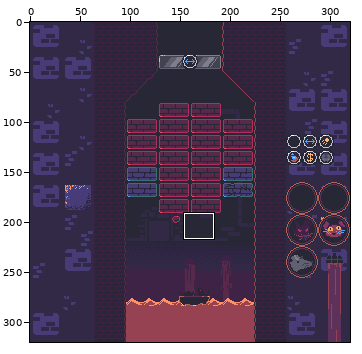
Edited in one commit: pixel-art file (assets/prototype{ss=32}.aseprite). Above, an overview of the earlier version with the close-up marked.
Close-up. Before:
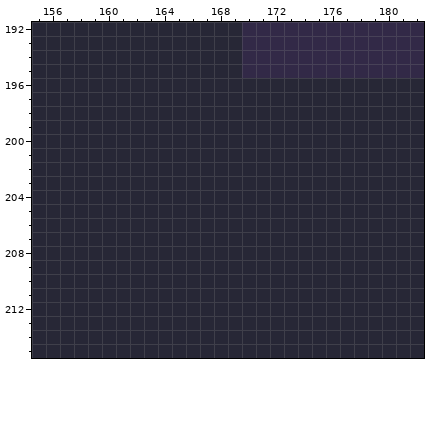
320x320 pixels, 1 frame. Colours within 5 levels of each other are drawn and written as one. Shown: x 155..182, y 192..215.
Once edited:
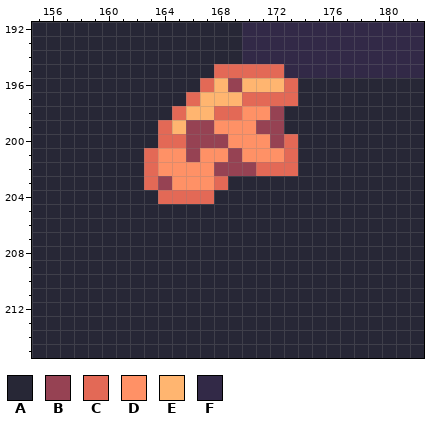
Palette (. is transparent): A #272736  B #964253  C #e36956  D #ff9166  E #ffb570  F #322947
The commit says: RATZ-90 feat: bricks drop cheese RATZ-91 feat: cheese activate crew
From old to new:
layer "cheese" added
Layer "cheese":
y 195: x 168..172 AAFFF -> CCCCC
y 196: x 167..173 AAAAAAA -> CEBEEEC
y 197: x 166..173 AAAAAAAA -> CEEECCCC
y 198: x 165..172 AAAAAAAA -> CEECCDDB
y 199: x 164..172 AAAAAAAAA -> CEBBDDDBB
y 200: x 164..173 AAAAAAAAAA -> CCBBBDDDBC
y 201: x 163..173 AAAAAAAAAAA -> CDDBDDBDDDC
y 202: x 163..173 AAAAAAAAAAA -> CDDDDBBBCCC
y 203: x 163..168 AAAAAA -> CBDDDC
y 204: x 164..167 AAAA -> CCCC
Pixel boxes of the changes (left, top, right, bottom) in both close-ups:
changed: (144, 64, 298, 204)
